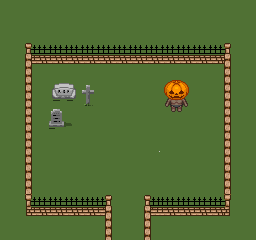
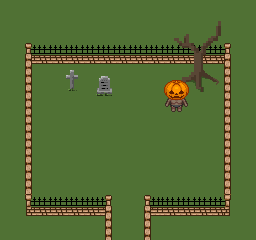
Layered file, before and after one edit (256px x 240px). Changes by layer:
painted on "Layer 5" over (49, 21, 221, 152)
